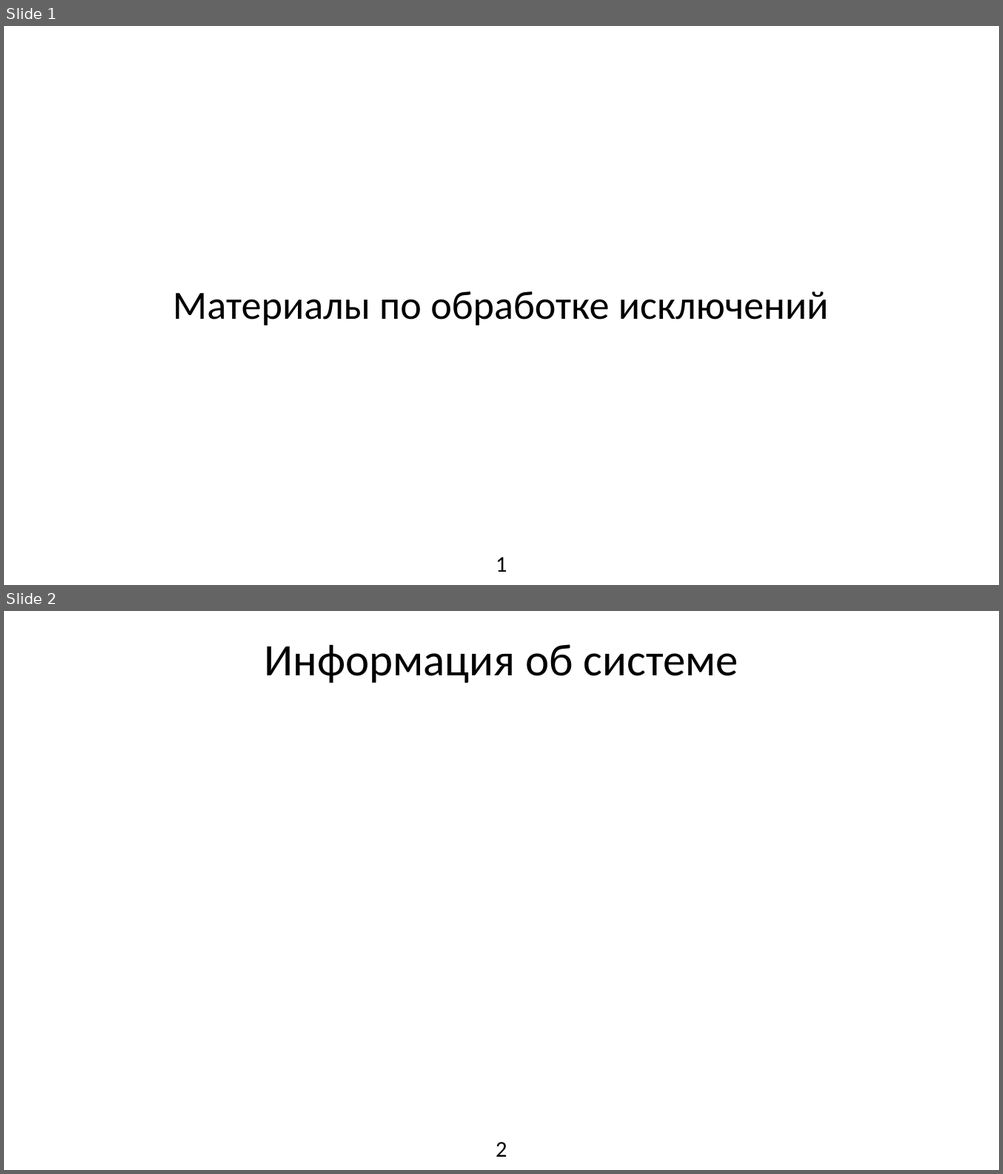
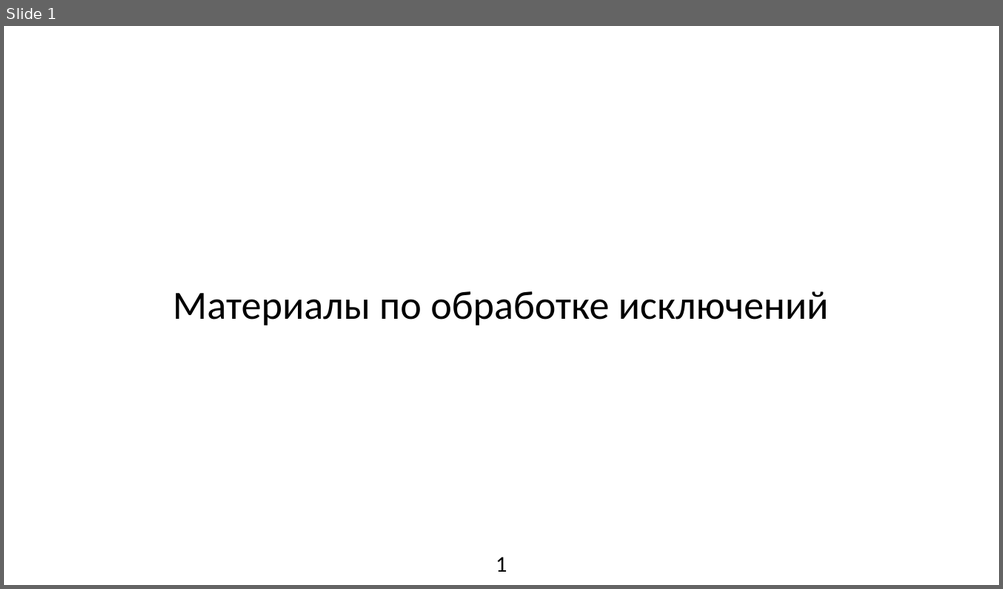
Before and after one commit to Leartiz/exception_research, a slide deck: about/presentation.odp. Shown one above the other, each under a label of ours: slides 1 and 2 before the commit, slide 1 after it. The pictures are 1003x1174 and 1003x589 pixels, drawn with LibreOffice and Linux fonts; fonts in the diff are those of the drawing. Boxes give left, top, right and bottom in pixels: in the first picture for what was removed or moved away, otherwise in the second. Text is boxed around its words. In the diff, an @@ line names an element or a change of style, - is before the commit and + after.

```diff
--- a/about/presentation.odp
+++ b/about/presentation.odp
@@ slide 2 removed at (x1=4, y1=611, x2=999, y2=1170), background #FFFFFF @@
@@ title removed at (x1=264, y1=644, x2=738, y2=683) @@
-Информация об системе
@@ page number removed at (x1=495, y1=1142, x2=506, y2=1157) @@
-2
```
Also in this commit, not shown: 1 slide changed, 10 slides added, 1 other slide removed, 5 other files.
